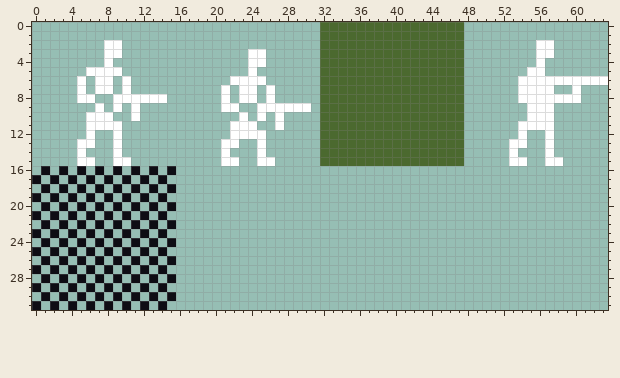
Pixel-art sprite -- SkeletonShooter/Content/skeleshooter-16x16.png. The picture above is the old version.
The file is 64x32 pixels.
Once edited:
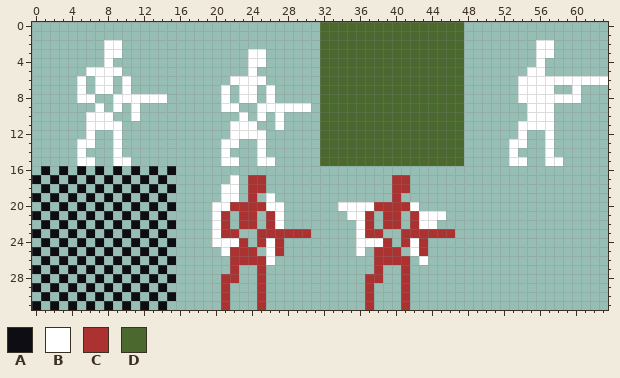
Palette (. is transparent): A #0e0d14  B #ffffff  C #ac3232  D #4b692f
Change:
@@ x 18..48 @@
 16 ...............................
-17 ...............................
-18 ...............................
-19 ...............................
-20 ...............................
-21 ...............................
-22 ...............................
-23 ...............................
-24 ...............................
-25 ...............................
-26 ...............................
-27 ...............................
-28 ...............................
-29 ...............................
-30 ...............................
-31 ...............................
+17 ....B.CC..............CC.......
+18 ...BB.CC..............CC.......
+19 ...BB.C.B.............C........
+20 ..BBCCCCBB......BBBBCCCCB......
+21 ..BC.CC.CB.......BBC.CC.CBBB...
+22 ..BC.CC.CB........BC.CC.CBB....
+23 ..BCC..CCCCCC.....BCC..CCCCCC..
+24 ..BBBC.CBC........BBBC.CBC.....
+25 ...BCCC.BC........B.CCC.BC.....
+26 ....CCCCB...........CCCC.B.....
+27 ....C..C............C..C.......
+28 ...CC..C...........CC..C.......
+29 ...C...C...........C...C.......
+30 ...C...C...........C...C.......
+31 ...C...C...........C...C.......
Pixel boxes of the changes (left, top, right, bottom) in both pictures:
added: (212, 175, 455, 310)
